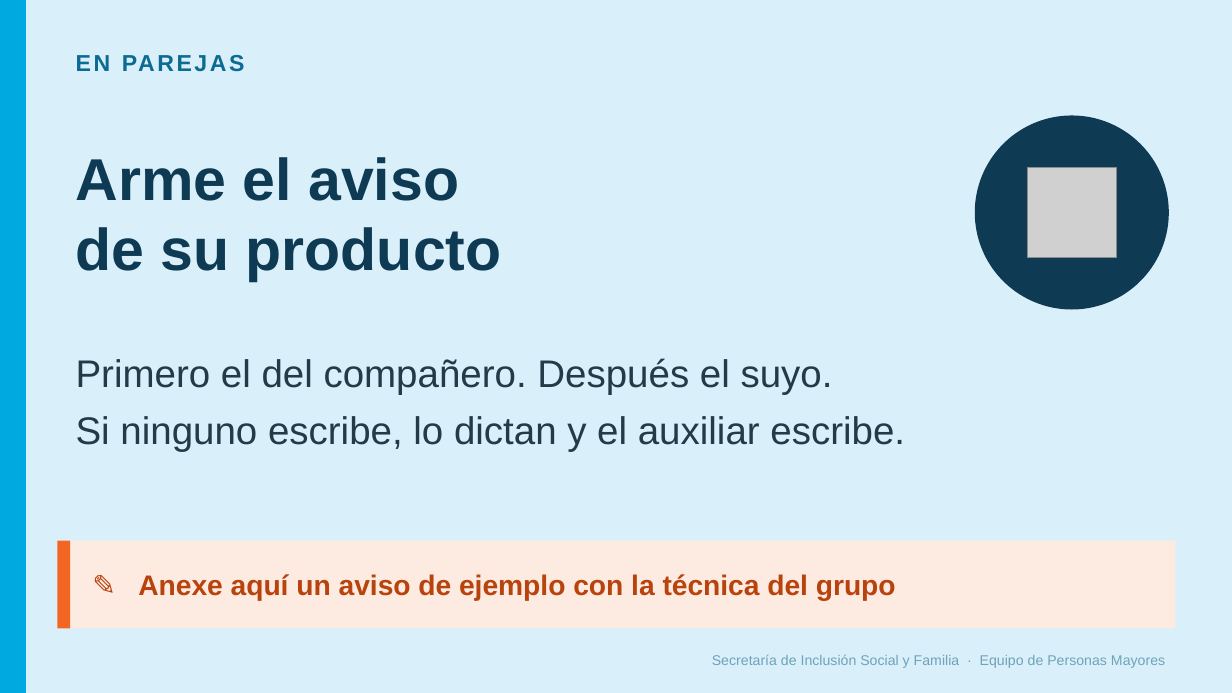
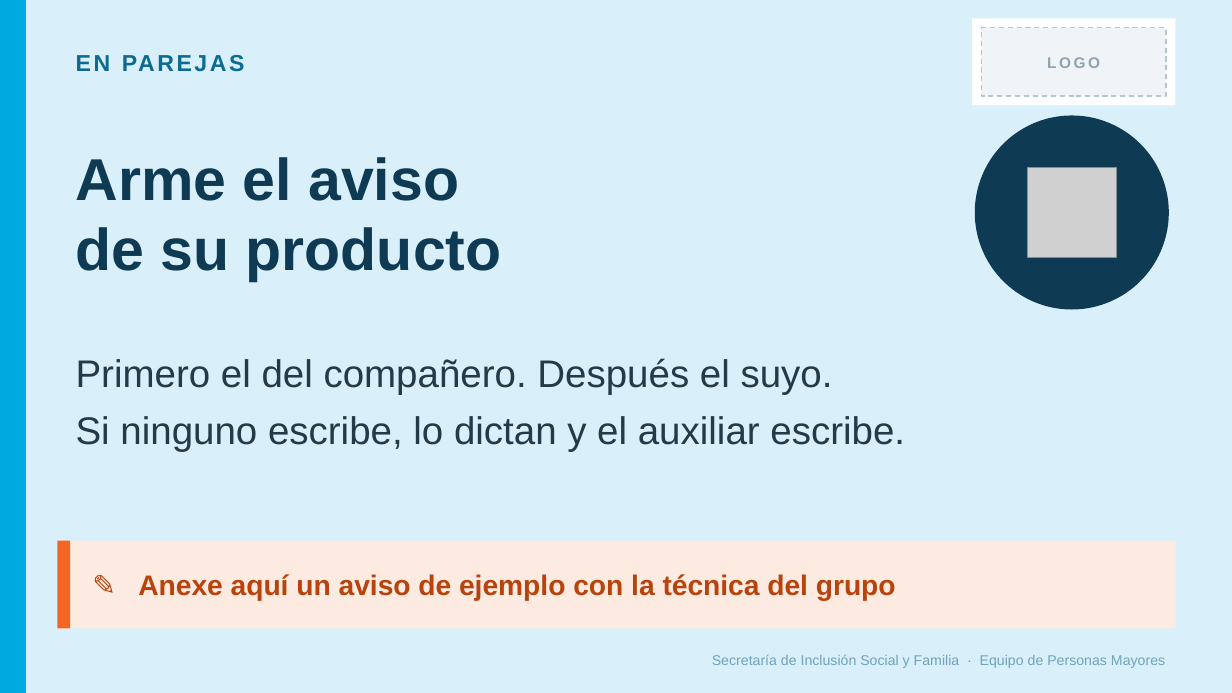
Before and after one commit to alquimia7ia-blip/Alquimia, a slide deck: slide 17 of docs/proyectos/personas-mayores/PPT_Sesion_5_COMBINADA.pptx. Drawn at 1232x693 pixels with LibreOffice and Linux fonts; fonts in the diff are those of the drawing; grey boxes stand for pictures. Boxes give left, top, right and bottom in pixels: in the first picture for what was removed or moved away, otherwise in the second. Text is boxed around its words. In the diff, an @@ line names an element or a change of style, - is before the commit and + after.

```diff
--- a/docs/proyectos/personas-mayores/PPT_Sesion_5_COMBINADA.pptx
+++ b/docs/proyectos/personas-mayores/PPT_Sesion_5_COMBINADA.pptx
@@ rectangle added at box(972, 18, 1176, 105), fill #FFFFFF @@
@@ rectangle added at box(982, 28, 1166, 96), fill #F1F4F6, outline #B6C6D0 1 pt dashed @@
@@ text added at box(1047, 57, 1100, 68), 12 pt, text #8FA3B0, bold @@
+LOGO
```
Also in this commit, not shown: 31 other slides changed, 1 other file.
